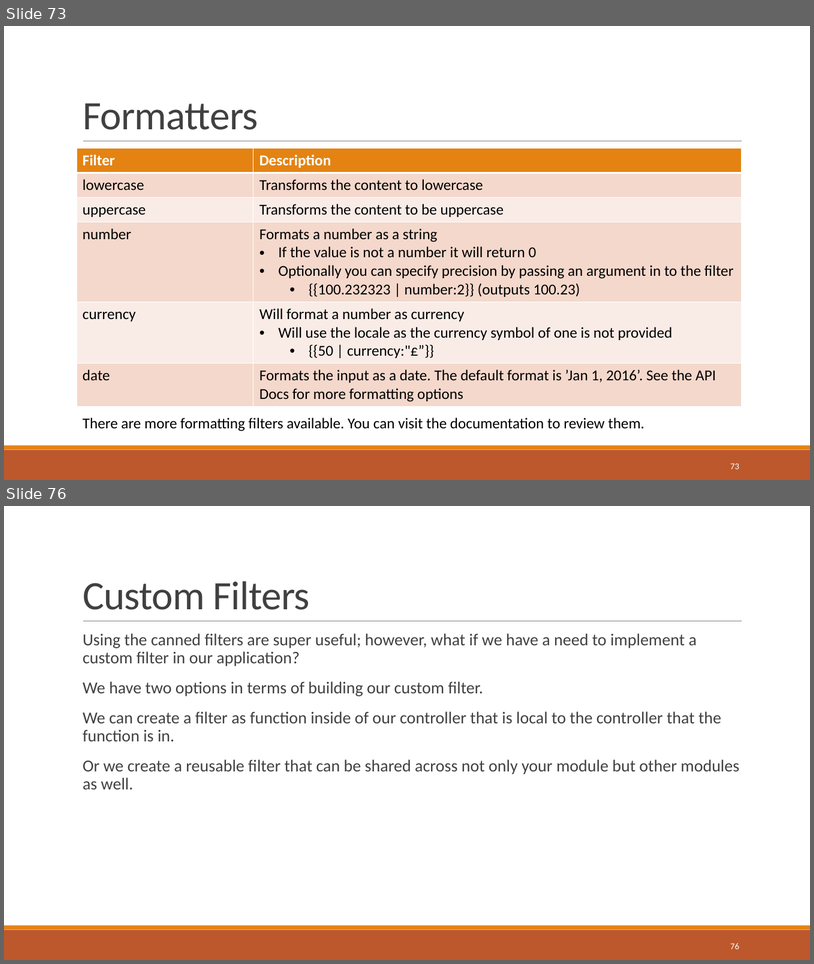
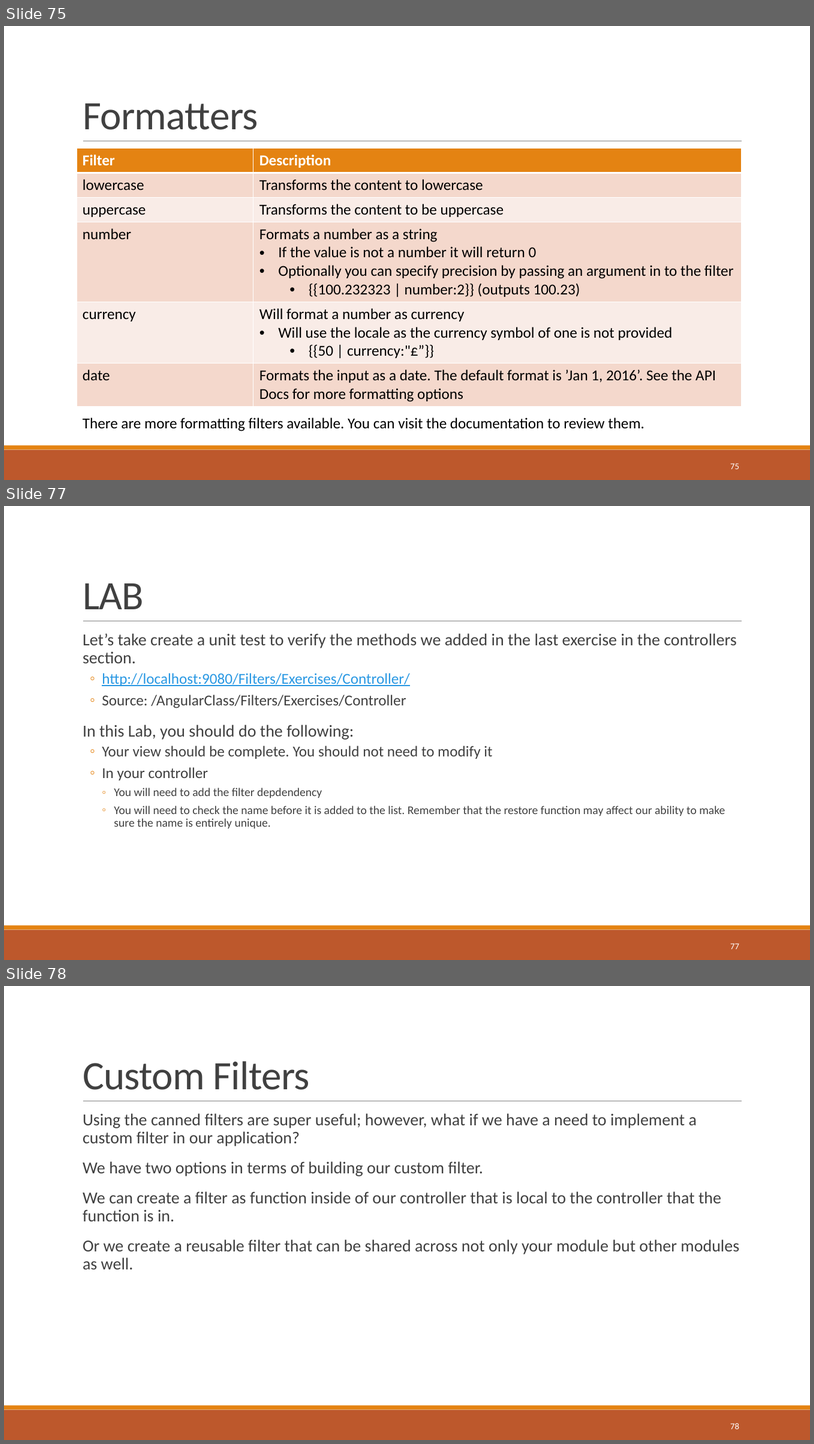
Before and after one commit to sbechtold/angularjs, a slide deck: materials/AngularJS.pptx. Shown one above the other, each under a label of ours: slides 73 and 76 before the commit, slides 75, 77 and 78 after it; the slides between them are not shown. The pictures are 814x964 and 814x1444 pixels, drawn with LibreOffice and Linux fonts; fonts in the diff are those of the drawing. Boxes give left, top, right and bottom in pixels: in the first picture for what was removed or moved away, otherwise in the second. Text is boxed around its words. In the diff, an @@ line names an element or a change of style, - is before the commit and + after.

```diff
--- a/materials/AngularJS.pptx
+++ b/materials/AngularJS.pptx
@@ slide 77 added at (4,506,810,960), background #FFFFFF; not listed: 3 template elements that a slide beside it also shows @@
@@ title added at (83,583,144,609), 48 pt, text #404040 @@
+LAB
@@ text added at (83,633,737,828), 14 pt, text #404040 @@
+  Let’s take create a unit test to verify the methods we added in the last exercise in the controllers section.
+  ◦ http://localhost:9080/Filters/Exercises/Controller/
+  ◦ Source: /AngularClass/Filters/Exercises/Controller
+  In this Lab, you should do the following:
+  ◦ Your view should be complete. You should not need to modify it
+  ◦ In your controller
+    ◦ You will need to add the filter depdendency
+    ◦ You will need to check the name before it is added to the list. Remember that the restore function may affect our ability to make sure the name is entirely unique.
@@ page number added at (731,943,740,949), 10.5 pt, text #FFFFFF @@
+77
@@ what was slide 73 is now slide 75 @@
@@ page number at (731,463,740,469): text changed @@
-73
+75
@@ what was slide 76 is now slide 78 @@
@@ page number at (731,1423,740,1429): text changed @@
-76
+78
```
Also in this commit, not shown: 4 slides changed, 5 other slides added, 4 slides removed, 46 other files.
